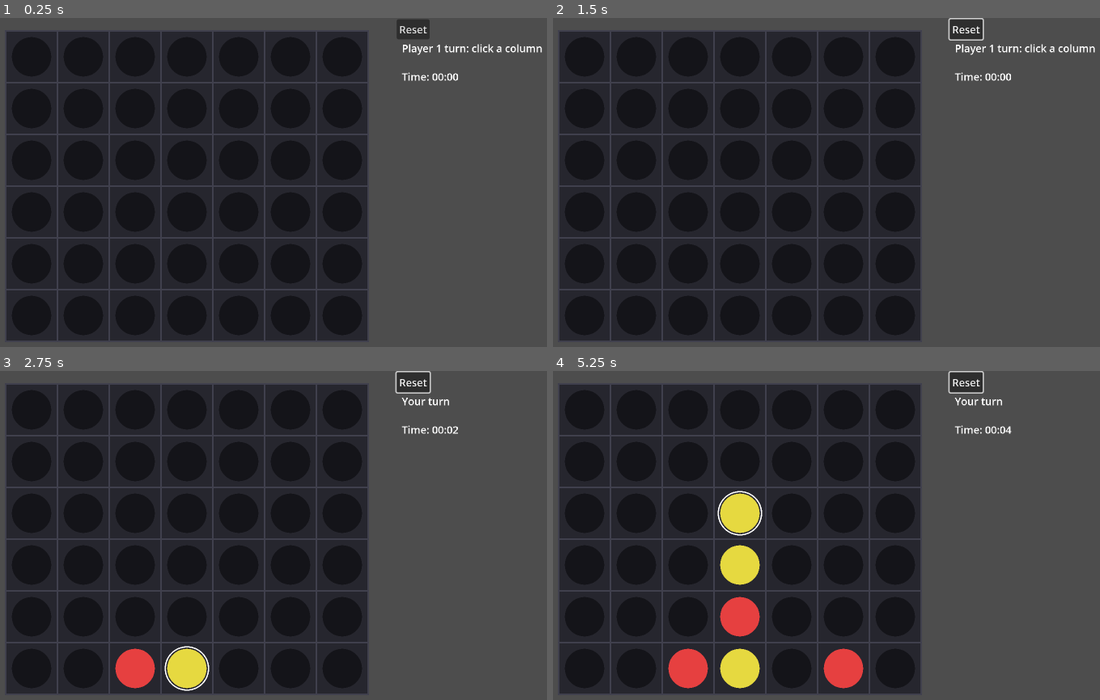
Above: before the commit, frames 1-4 (two rows, left to right).
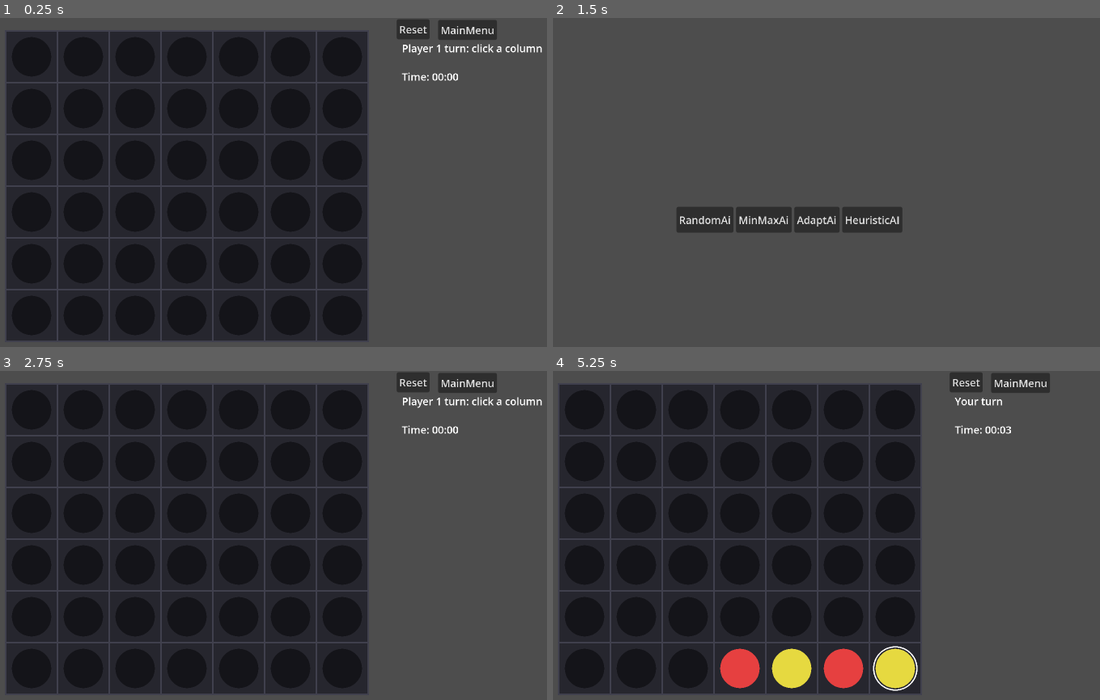
Above: after the commit, the same moments.

Repository: bharper9/CSC-492-Senior-Proj
Game: Godot game, scene res://Scenes/Board.tscn
The game is run twice, just before and just after one commit, with the same random seed, the same clock (stepped at 60 frames per second) and the same inputs. The project has no main scene, so this scene is started directly.
Inputs (mouse positions are in pixels of both pictures, inside the frame that each line leads up to):
- Up to frame 1 (0.25 s): no input
- Up to frame 2 (1.5 s): click "Reset" at 0.5 s; click (1017, 31) at 1.25 s, where only the run after the commit has a clickable "MainMenu"
- Up to frame 3 (2.75 s): click (153, 571) at 2 s, where only the run after the commit has a clickable "RandomAi"
- Up to frame 4 (5.25 s): move the mouse to (1012, 535) at 2.77 s; click (1012, 535) at 2.92 s; move the mouse to (738, 571) at 3.52 s; click (738, 571) at 3.67 s; move the mouse to (935, 472) at 4.27 s; click (935, 472) at 4.42 s; move the mouse to (837, 624) at 5.02 s; click (837, 624) at 5.17 s

The runs differ from the first frame. In frame 1, 0.6% of the frame differs, in the area x 80-91%, y 0-7%; in frame 2, 59%, in the area x 1-100%, y 0-99%; in frame 3, 2.5%; in frame 4, 5.8%.

Commit message:
apr 4
apr 4

Diff:
--- a/GameSettings.gd
+++ b/GameSettings.gd
@@ -1,11 +1,3 @@
 extends Node
 
-
-# Called when the node enters the scene tree for the first time.
-func _ready():
-	pass # Replace with function body.
-
-
-# Called every frame. 'delta' is the elapsed time since the previous frame.
-func _process(delta):
-	pass
+var ai_type: String = "random"
--- a/Scenes/Board.tscn
+++ b/Scenes/Board.tscn
@@ -32,5 +32,13 @@
 
 [node name="GameTimer" type="Timer" parent="."]
 
+[node name="MainMenu" type="Button" parent="."]
+offset_left = 688.0
+offset_top = 3.0
+offset_right = 779.0
+offset_bottom = 34.0
+text = "MainMenu"
+
 [connection signal="pressed" from="ResetButton" to="." method="_on_reset_button_pressed"]
 [connection signal="timeout" from="GameTimer" to="." method="_on_game_timer_timeout"]
+[connection signal="pressed" from="MainMenu" to="." method="_on_main_menu_pressed"]
--- a/Scenes/GameStart.tscn
+++ b/Scenes/GameStart.tscn
@@ -1,4 +1,6 @@
-[gd_scene format=3 uid="uid://u5fbwqc25vnr"]
+[gd_scene load_steps=2 format=3 uid="uid://u5fbwqc25vnr"]
+
+[ext_resource type="Script" uid="uid://dpjt32mnd3n51" path="res://Scenes/game_start.gd" id="1_tdh8d"]
 
 [node name="Control" type="Control"]
 layout_mode = 3
@@ -7,30 +9,36 @@
 anchor_bottom = 1.0
 grow_horizontal = 2
 grow_vertical = 2
+script = ExtResource("1_tdh8d")
 
 [node name="Play buttons" type="HBoxContainer" parent="."]
 layout_mode = 1
-offset_left = 532.0
-offset_top = 502.0
-offset_right = 881.0
-offset_bottom = 542.0
+offset_left = 202.0
+offset_top = 292.0
+offset_right = 551.0
+offset_bottom = 332.0
 
-[node name="Play" type="Button" parent="Play buttons"]
+[node name="Random" type="Button" parent="Play buttons"]
 layout_mode = 2
 text = "RandomAi
 "
 
-[node name="Play2" type="Button" parent="Play buttons"]
+[node name="MinMax" type="Button" parent="Play buttons"]
 layout_mode = 2
 text = "MinMaxAi
 "
 
-[node name="Play3" type="Button" parent="Play buttons"]
+[node name="Adapt" type="Button" parent="Play buttons"]
 layout_mode = 2
 text = "AdaptAi
 "
 
-[node name="Play4" type="Button" parent="Play buttons"]
+[node name="Herustic" type="Button" parent="Play buttons"]
 layout_mode = 2
 text = "HeuristicAI
 "
+
+[connection signal="pressed" from="Play buttons/Random" to="." method="_on_random_pressed"]
+[connection signal="pressed" from="Play buttons/MinMax" to="." method="_on_min_max_pressed"]
+[connection signal="pressed" from="Play buttons/Adapt" to="." method="_on_adapt_pressed"]
+[connection signal="pressed" from="Play buttons/Herustic" to="." method="_on_herustic_pressed"]
--- a/Scenes/board.gd
+++ b/Scenes/board.gd
@@ -33,6 +33,11 @@
 var elapsed_seconds: int = 0
 var nodes_searched: int = 0
 var prunes: int = 0
+
+var session_start_ms: int = 0
+var human_move_times: Array = []
+var session_id: int = 0
+var winner_label: String = ""
 
 # --- AI Helper Functions ---
 const AI_DEPTH := 5 # Diffuclty spike 1 = easy 4+ AI is smart
@@ -56,6 +61,7 @@
 # --- AI Helper ends ---
 func _ready() -> void:
 	randomize()
+	ai_type = GameSettings.ai_type
 	setup_ai()
 	reset_game()
 
@@ -75,10 +81,14 @@
 #For game logs
 	move_history = []
 	ai_move_times = []
+	human_move_times = []
 	total_ai_nodes = 0
 	total_ai_prunes = 0
 	game_result = ""
-	turn_start_ms = Time.get_ticks_msec()#Human logs????
+	winner_label = ""
+	session_id = Time.get_unix_time_from_system()
+	session_start_ms = Time.get_ticks_msec()
+	turn_start_ms = session_start_ms
 
 	# Timer reset + start
 	elapsed_seconds = 0
@@ -211,27 +221,79 @@
 			return r
 	return -1
 
+func clone_board(src_board: Array) -> Array:
+	return src_board.duplicate(true)
+
 func get_legal_columns() -> Array[int]:
 	var cols: Array[int] = []
 	for c in COLS:
 		if get_drop_row(c) != -1:
 			cols.append(c)
-	return cols
-
-func apply_move(row: int, col: int, player: int, move_time_ms: int = -1) -> void:
+	return cols#HHHHHHHHHHH
+
+func evaluate_position(for_player: int, eval_board: Array) -> float:
+	# Replace this laterwith  AI types.
+	return 0.0
+
+func label_mistake(best_score: float, chosen_score: float) -> String:
+	var loss := best_score - chosen_score
+
+	if loss <= 0.0:
+		return "none"
+	elif loss >= 1000.0:
+		return "blunder"
+	elif loss >= 200.0:
+		return "major"
+	elif loss >= 50.0:
+		return "minor"
+	else:
+		return "slight"
+
+func compute_confidence_gap(best_score: Variant, second_best_score: Variant) -> Variant:
+	if best_score == null or second_best_score == null:
+		return null
+	return float(best_score) - float(second_best_score)
+
+func board_to_string(src_board: Array) -> String:
+	var rows_text: Array = []
+	for row in src_board:
+		var row_text: Array = []
+		for cell in row:
+			row_text.append(str(cell))
+		rows_text.append(",".join(row_text))
+	return " | ".join(rows_text)
+
+func apply_move(
+	row: int,
+	col: int,
+	player: int,
+	move_time_ms: int = -1,
+	extra_data: Dictionary = {}
+) -> void:
+	var board_before: Array = clone_board(board)
+
 	board[row][col] = player
 	last_move_row = row
 	last_move_col = col
+
+	var board_after: Array = clone_board(board)
 
 	var move_entry := {
 		"turn": move_history.size() + 1,
 		"player": "human" if player == HUMAN else "ai",
 		"row": row,
-		"col": col
+		"col": col,
+		"timestamp": Time.get_datetime_string_from_system(),
+		"elapsed_ms": Time.get_ticks_msec() - session_start_ms,
+		"board_before": board_before,
+		"board_after": board_after
 	}
 
 	if move_time_ms >= 0:
 		move_entry["move_time_ms"] = move_time_ms
+
+	for key in extra_data.keys():
+		move_entry[key] = extra_data[key]
 
 	move_history.append(move_entry)
 
@@ -316,3 +378,7 @@
 
 	print("Saved game log to: ", path)
 	print(JSON.stringify(game_data))
+
+
+func _on_main_menu_pressed():
+	get_tree().change_scene_to_file("res://Scenes/GameStart.tscn")
--- /dev/null
+++ b/Scenes/game_start.gd
@@ -0,0 +1,17 @@
+extends Control
+
+func _on_random_pressed()-> void:
+	GameSettings.ai_type = "random"
+	get_tree().change_scene_to_file("res://Scenes/Board.tscn")
+
+func _on_min_max_pressed()-> void:
+	GameSettings.ai_type = "minimax"
+	get_tree().change_scene_to_file("res://Scenes/Board.tscn")
+
+func _on_herustic_pressed()-> void:
+	GameSettings.ai_type = "heuristic"
+	get_tree().change_scene_to_file("res://Scenes/Board.tscn")
+
+func _on_adapt_pressed()-> void:
+	GameSettings.ai_type = "adaptive"
+	get_tree().change_scene_to_file("res://Scenes/Board.tscn")
--- a/project.godot
+++ b/project.godot
@@ -13,6 +13,10 @@
 config/name="CSC 492"
 config/features=PackedStringArray("4.5", "GL Compatibility")
 config/icon="res://Art/icon.svg"
+
+[autoload]
+
+GameSettings="*res://GameSettings.gd"
 
 [display]
 
Not shown, added: Scenes/game_start.gd.uid
Not shown, added: .DS_Store
